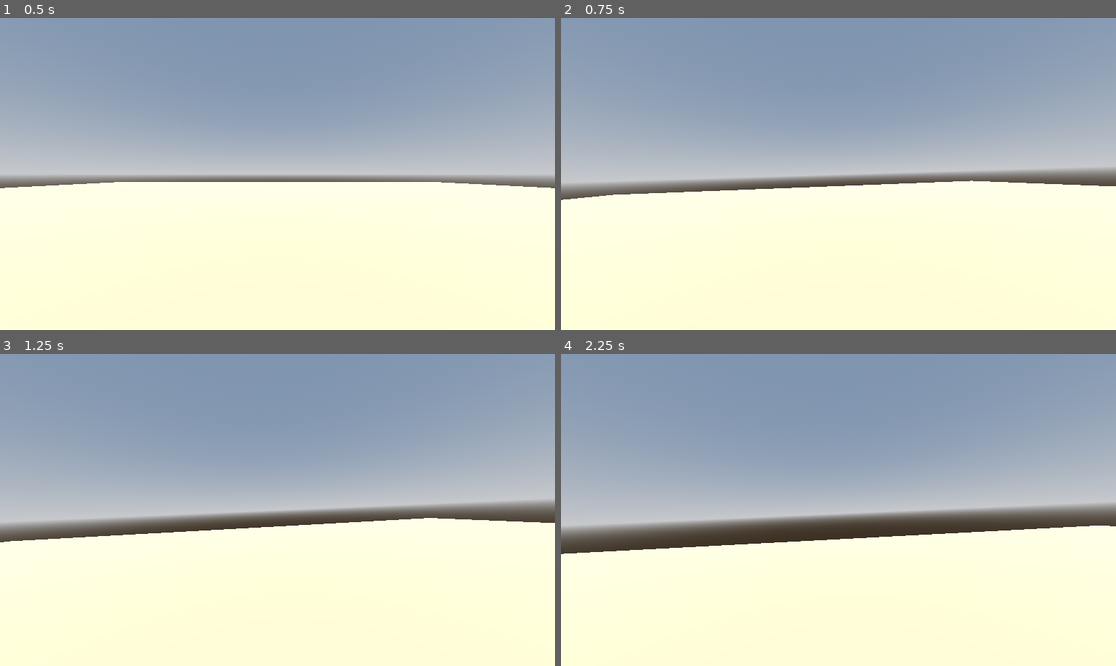
Above: before the commit, frames 1-4 (two rows, left to right).
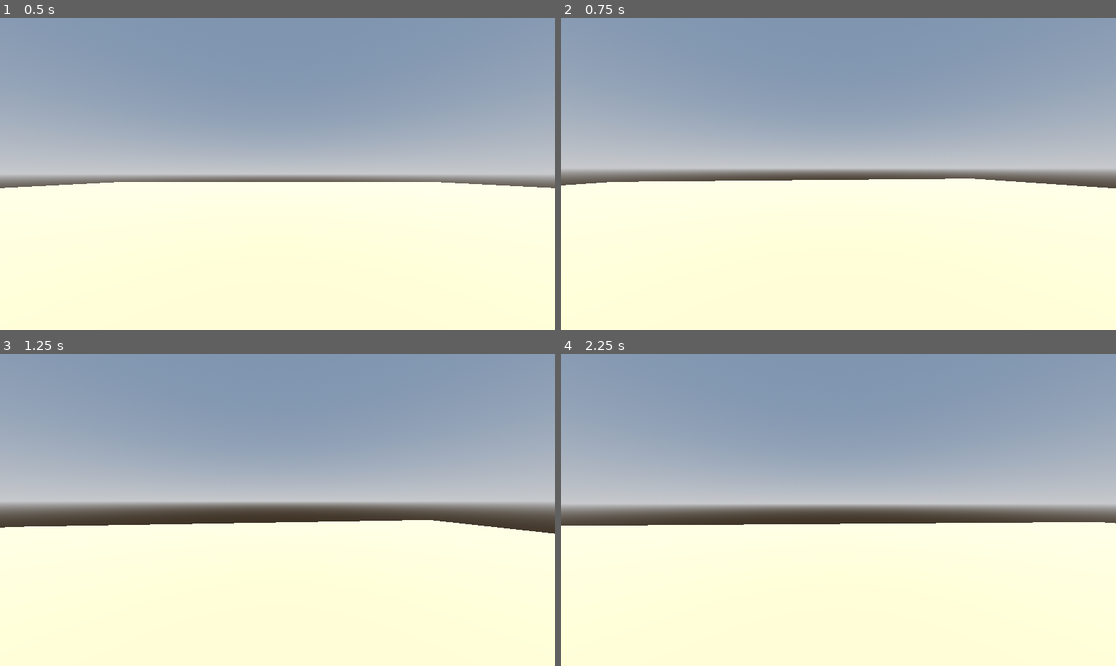
Above: after the commit, the same moments.

Repository: herenereh/crash-pizza
Game: Godot game, scene res://main.tscn
Two runs of this game, one before a commit and one after it. Both use one fixed random seed, a clock stepped at 60 frames per second and the inputs below.
Inputs (mouse positions are in pixels of both pictures, inside the frame that each line leads up to):
- Up to frame 1 (0.5 s): no input
- Up to frame 2 (0.75 s): tap Enter at 0.5 s; move the mouse to (866, 174) at 0.52 s; hold W (up) from 0.53 s (still down); tap Space (Jump) at 0.6 s
- Up to frame 3 (1.25 s): keep holding W (up); tap Space (Jump) at 0.77, 1.07 s
- Up to frame 4 (2.25 s): keep holding W (up); move the mouse to (810, 510) at 1.27 s; tap Shift (Dash) at 1.35 s; tap Space (Jump) at 1.52, 1.55, 1.82, 2.1 s; move the mouse to (849, 503) at 2.02 s

Frame 1 is identical in both runs. In frame 2, 4.7% of the frame differs, in the area x 0-100%, y 48-59%; in frame 3, 6.8%; in frame 4, 9.5%, in the area x 0-100%, y 48-65%.

Commit message:
Update HankMovement.gd
Updated Smooth Camera Movement
Added Double Jump
Added Mid-air Free Cam

Diff:
--- a/HankMovement.gd
+++ b/HankMovement.gd
@@ -3,10 +3,11 @@
 const SPEED = 8.0
 const JUMP_VELOCITY = 4.5
 const SENSITIVITY = 0.002
-const DASHVELOCITY = 400
+const DASH_VELOCITY = 400
+var JUMP_COUNT = 2
 
-var zAngforCamToLerpTo = 0.0
-var xAngforCamToLerpTo = 0.0
+var SIDEWAYS_TILT = 0.0
+var NORMAL_TILT = 0.0
 
 @onready var head = $Head;
 @onready var camera = $Head/FPSCam;
@@ -17,41 +18,58 @@
 
 func _unhandled_input(event):
 	if event is InputEventMouseMotion:
-		head.rotate_y(-event.relative.x * SENSITIVITY)
-		camera.rotate_x(-event.relative.y * SENSITIVITY)
-		camera.rotation.x = clamp(camera.rotation.x, deg_to_rad(-90), deg_to_rad(100))
+		if not is_on_floor():
+
+			head.rotate_y(-event.relative.x * SENSITIVITY)
+			camera.rotate_x(-event.relative.y * SENSITIVITY)
+
+		else:
+
+			head.rotate_y(-event.relative.x * SENSITIVITY)
+			camera.rotate_x(-event.relative.y * SENSITIVITY)
+			camera.rotation.x = clamp(camera.rotation.x, deg_to_rad(-90), deg_to_rad(100))
+
 
 
 
 func _physics_process(delta: float) -> void:
 	# Add the gravity.
-	if not is_on_floor():
+	if not is_on_floor() :
+
 		velocity += get_gravity() * delta
 
+
 	# Handle jump.
-	if Input.is_action_just_pressed("Jump") and is_on_floor():
+	if Input.is_action_just_pressed("Jump") and JUMP_COUNT > 1 :
+
 		velocity.y = JUMP_VELOCITY
+		JUMP_COUNT = JUMP_COUNT - 1
+
+	if is_on_floor():
+		JUMP_COUNT = 2
 
 	# Dash mechanic
 	#if Input.is_action_just_pressed("Dash"):
 
 
-	head.rotation_degrees.z = lerp(head.rotation_degrees.z, zAngforCamToLerpTo, 0.1)
-	head.rotation_degrees.x = lerp(head.rotation_degrees.x, xAngforCamToLerpTo, 0.1)
+	head.rotation_degrees.z = lerp(head.rotation_degrees.z, SIDEWAYS_TILT, 0.1)
+	head.rotation_degrees.x = lerp(head.rotation_degrees.x, NORMAL_TILT, 0.1)
 
 	# Get the input direction and handle the movement/deceleration.
 	# As good practice, you should replace UI actions with custom gameplay actions.
 	var input_dir := Input.get_vector("left", "right", "up", "down")
 	var direction = (head.transform.basis * Vector3(input_dir.x, 0, input_dir.y)).normalized()
 	if direction:
+
 		velocity.x = direction.x * SPEED
 		velocity.z = direction.z * SPEED
-		xAngforCamToLerpTo = direction.x * -2.5
-		zAngforCamToLerpTo = direction.z * 2.5
+		NORMAL_TILT = head.transform.basis.z.dot(direction) * 3.5
+		SIDEWAYS_TILT = head.transform.basis.x.dot(direction) * -2.5
+
 	else:
 		velocity.x = 0.0
 		velocity.z = 0.0
-		xAngforCamToLerpTo = 0.0;
-		zAngforCamToLerpTo = 0.0;
+		NORMAL_TILT = 0.0
+		SIDEWAYS_TILT = 0.0
 
 	move_and_slide()
